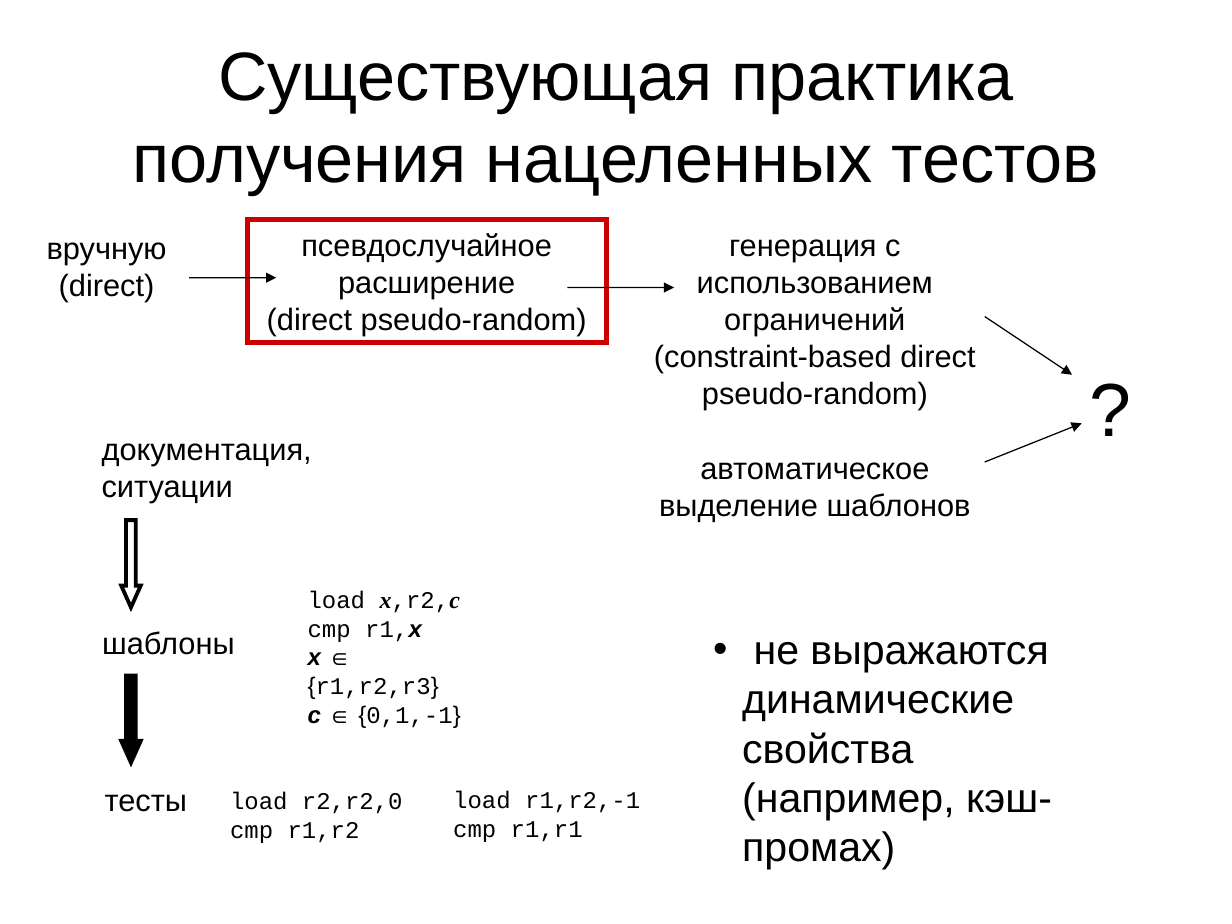
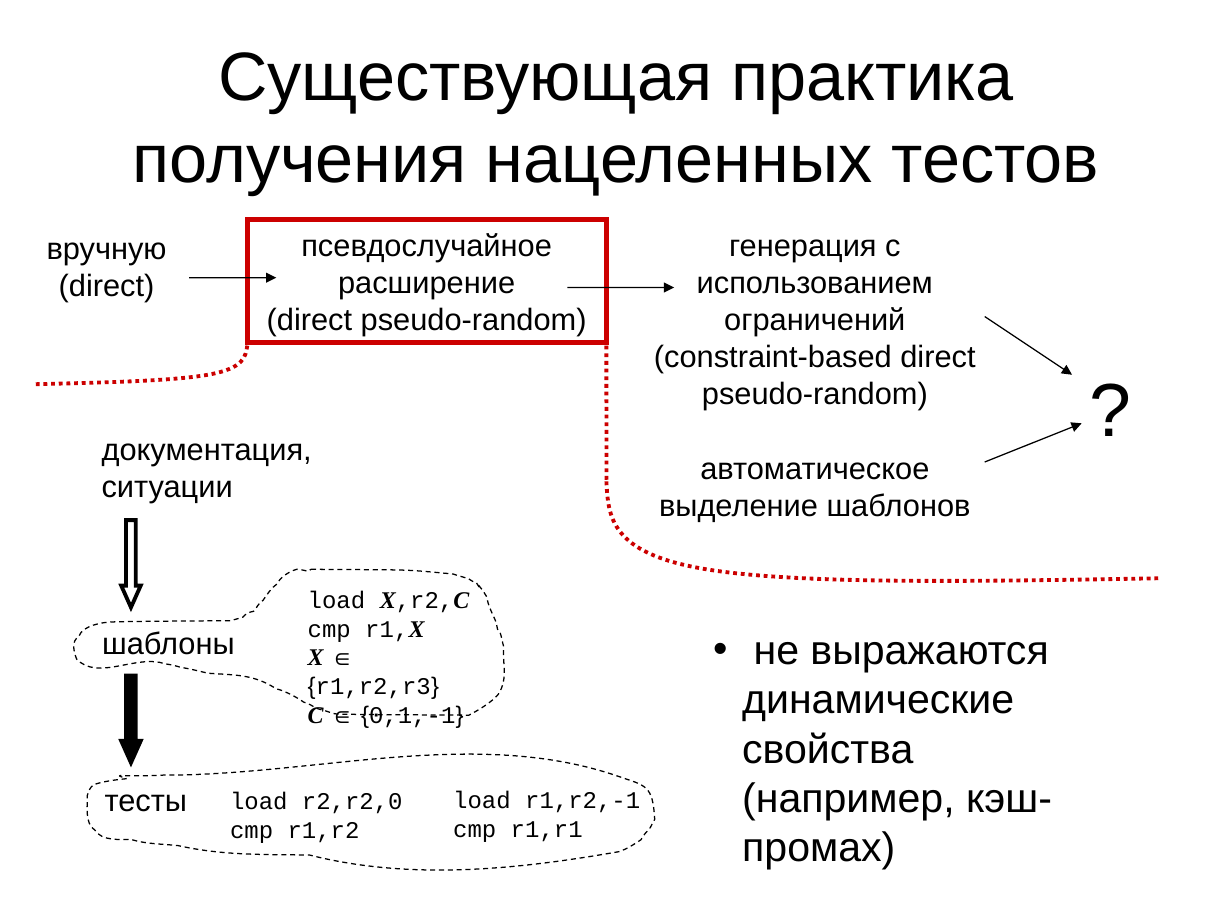
Before and after one commit to kornevgen/tesla-project, a slide deck: slide 8 of papers/THESIS/talks/pred/prethesis.ppt. Drawn at 1232x924 pixels with LibreOffice and Linux fonts; fonts in the diff are those of the drawing. Boxes give left, top, right and bottom in pixels: in the first picture for what was removed or moved away, otherwise in the second. Text is boxed around its words. In the diff, an @@ line names an element or a change of style, - is before the commit and + after.

```diff
--- a/papers/THESIS/talks/pred/prethesis.ppt
+++ b/papers/THESIS/talks/pred/prethesis.ppt
@@ freeform shape added at (x1=33, y1=346, x2=246, y2=384), outline #CC0000 2.24 pt dashed @@
@@ line added from (606, 346) to (606, 482), #CC0000 2.24 pt dashed @@
@@ freeform shape added at (x1=606, y1=482, x2=1159, y2=585), outline #CC0000 2.24 pt dashed @@
@@ freeform shape added at (x1=71, y1=569, x2=509, y2=716), outline #000000 0.74 pt dashed @@
@@ text at (x1=308, y1=590, x2=470, y2=728): text changed @@
-load x,r2,c
-cmp r1,x
-x ∈ {r1,r2,r3}
-c ∈ {0,1,-1}
+load X,r2,C
+cmp r1,X
+X ∈ {r1,r2,r3}
+C ∈ {0,1,-1}
@@ freeform shape added at (x1=84, y1=727, x2=654, y2=881), outline #000000 0.74 pt dashed @@
```
Also in this commit, not shown: 4 other slides changed, 3 slides added, 1 slide removed.
